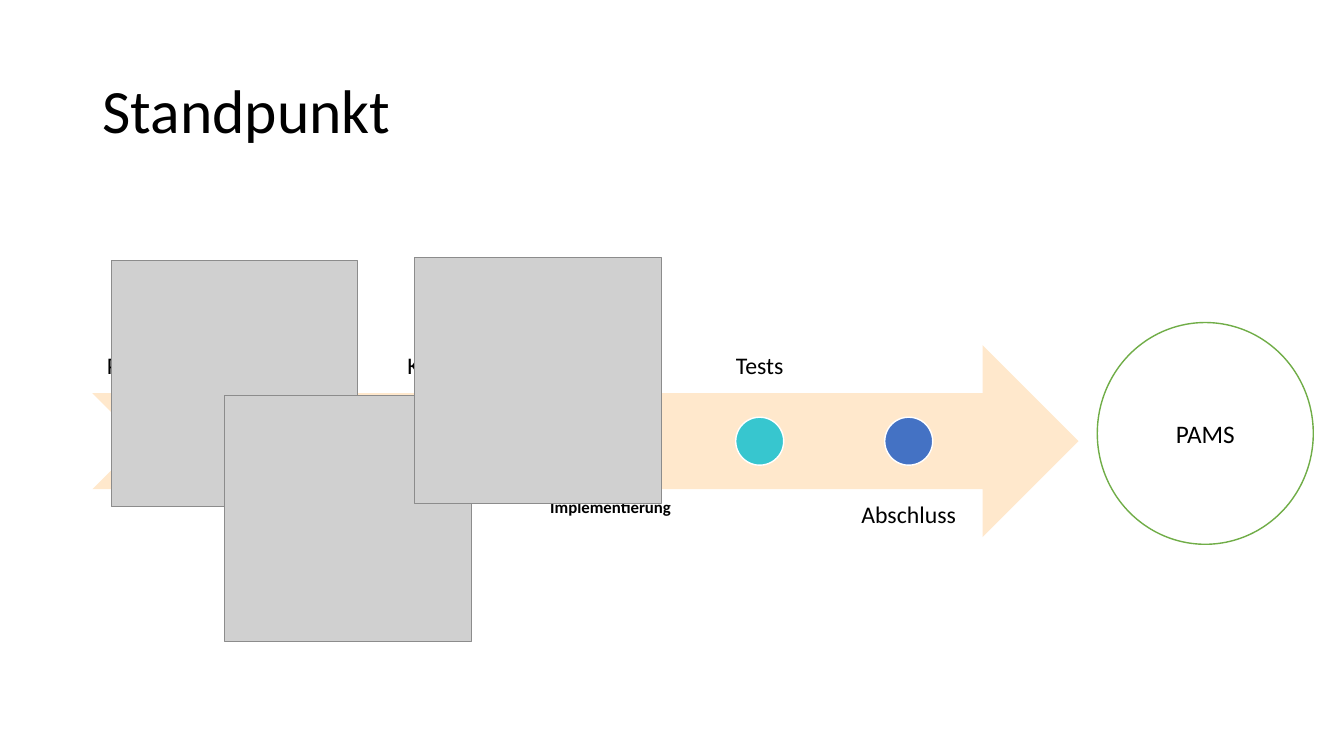
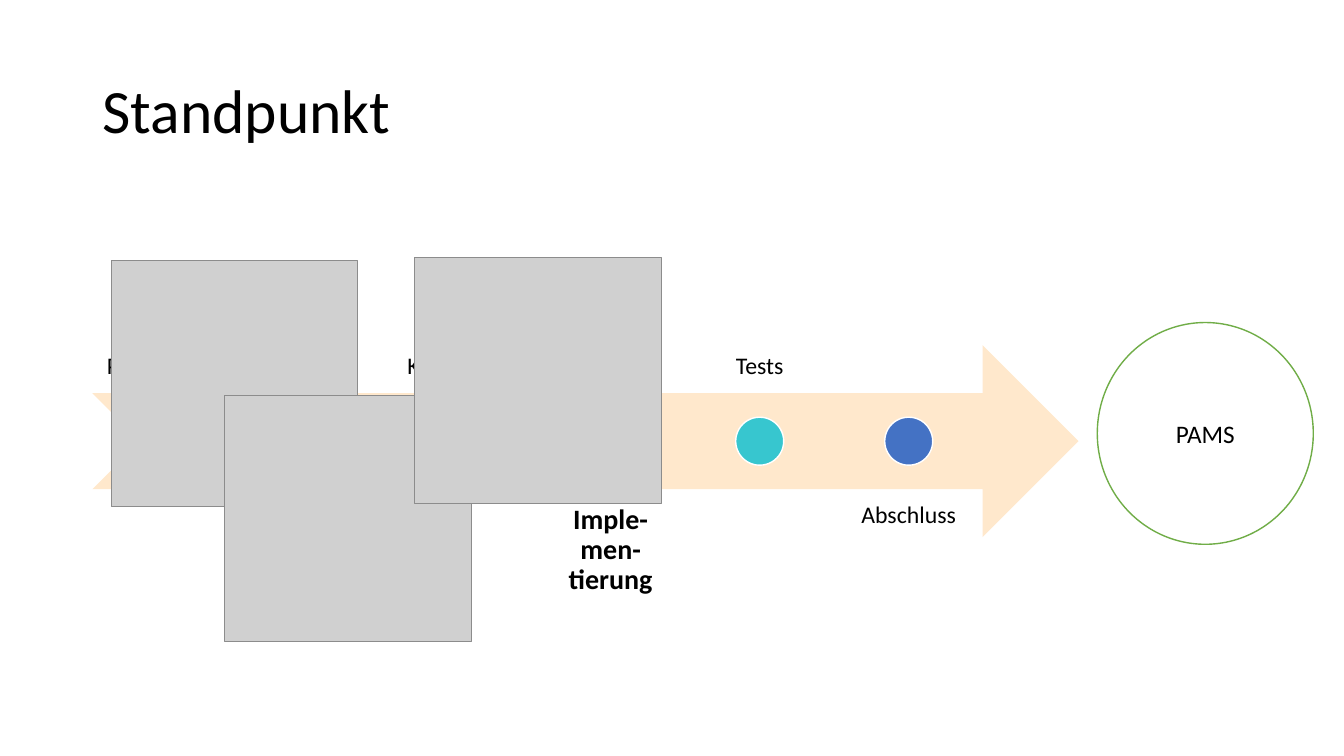
Before and after one commit to Masterarth/PM, a slide deck: slide 17 of documents/projectmanagement/Praesentationen/Vorstellung_Zwischenpräsentation.pptx. Drawn at 1344x756 pixels with LibreOffice and Linux fonts; fonts in the diff are those of the drawing; grey boxes stand for pictures. Boxes give left, top, right and bottom in pixels: in the first picture for what was removed or moved away, otherwise in the second. Text is boxed around its words. In the diff, an @@ line names an element or a change of style, - is before the commit and + after.

```diff
--- a/documents/projectmanagement/Praesentationen/Vorstellung_Zwischenpräsentation.pptx
+++ b/documents/projectmanagement/Praesentationen/Vorstellung_Zwischenpräsentation.pptx
@@ text at bbox=[569, 509, 653, 594]: text changed; size 12 to 20 pt @@
-Implementierung
+Imple-men-tierung
```
Also in this commit, not shown: 4 other slides changed.
